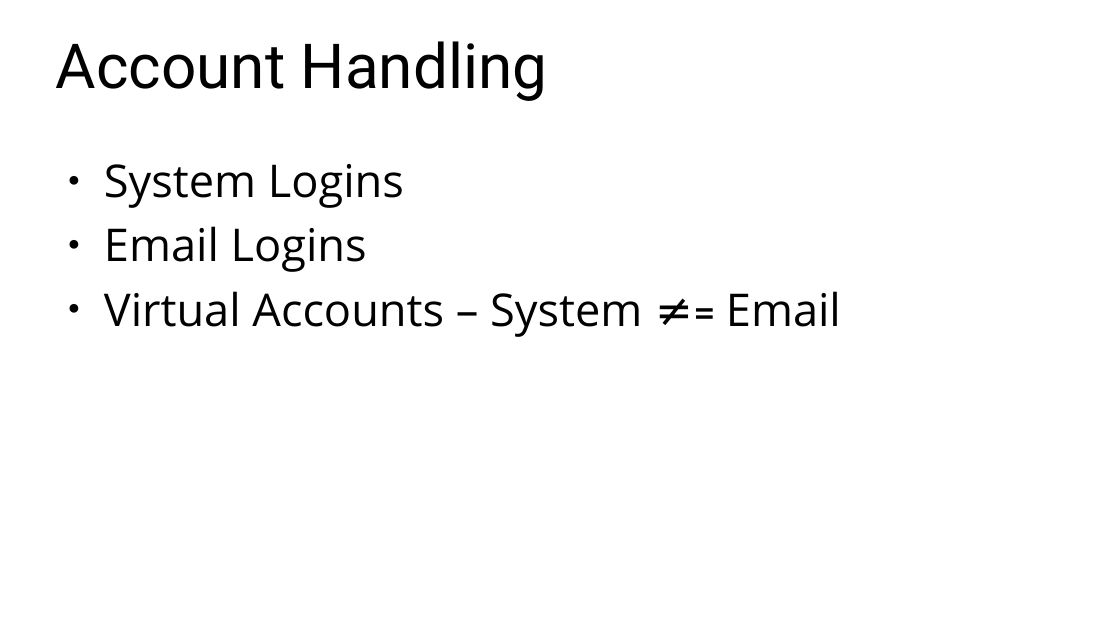
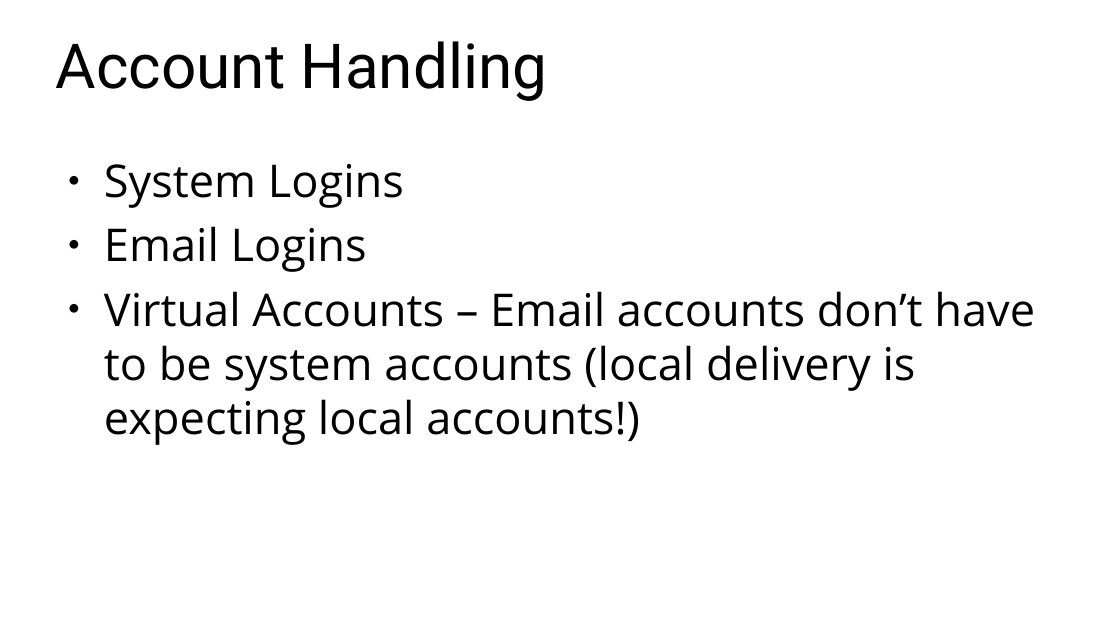
Before and after one commit to christian-moerz/eurobsdcon24, a slide deck: slide 34 of slides/mail server.odp. Drawn at 1120x630 pixels with LibreOffice and Linux fonts; fonts in the diff are those of the drawing. Boxes give left, top, right and bottom in pixels: in the first picture for what was removed or moved away, otherwise in the second. Text is boxed around its words. In the diff, an @@ line names an element or a change of style, - is before the commit and + after.

```diff
--- a/slides/mail server.odp
+++ b/slides/mail server.odp
@@ text at (104, 291, 1035, 445): text changed @@
-● Virtual Accounts – System ≠= Email
+● Virtual Accounts – Email accounts don’t have to be system accounts (local delivery is expecting local accounts!)
```
Also in this commit, not shown: 1 other slide changed, 2 slides added, 4 other files.
